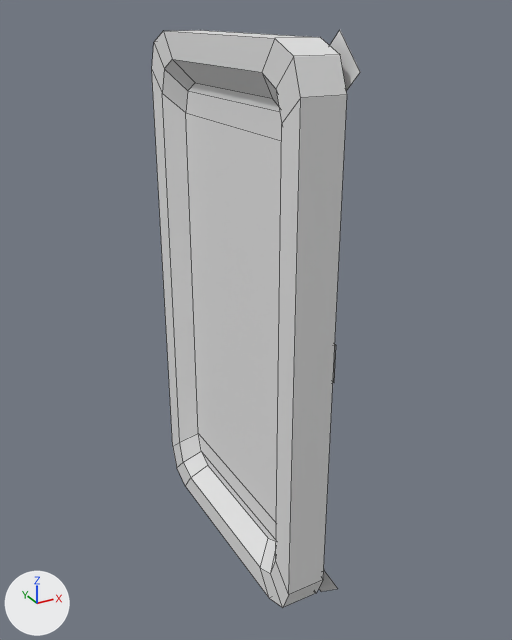
The FBX model Assets/Resources/Art/Meshes/Environment/prop_2/active_door.fbx, before and after one commit.
One viewpoint serves both versions: a 50 mm lens placed at (35.91, 13.54, 6.27), pointed at (40.82, 22.46, 1.81). Every picture has the same lights, and +X, +Y and +Z are marked at lower left. Mesh edges are drawn as thin lines. Materials are left out; every surface is plain grey. Where no turn or scale is listed for an object, it has been applied to the vertices.
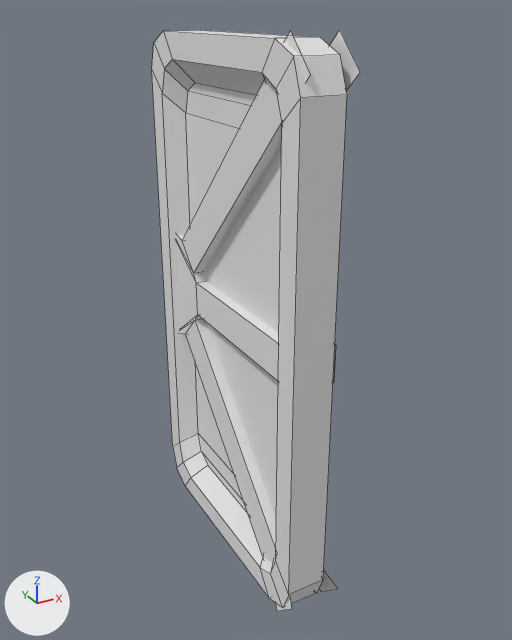
The newer file is also turned or shifted as a whole; pictures and numbers use the older file's frame.

Edits to the scene script, one JSON object a line:
```json
{"block": "me_cube_046", "where": "me_cube_046.from_pydata(...)  # 104 vertices, 91 faces; spans x -0.41..0.43, y -2.24..2.32, z -4.2..4.22"}
{"block": "me_cube_046", "where": "# used by ob_cube_048; location = (40.64, 22.52, 1.83)"}
{"block": "me_cube_046", "change": "me_cube_046 part 1: the loose piece of 32 vertices spanning x 0.03..0.43, y -2.24..2.13, z -4.2..4.22 is copied, and the copy is mirrored in x about its middle, then moved by (-0.43, 0.0, 0.0); it spans x -0.4..-0.01, y -2.24..2.13, z -4.2..4.22"}
```

Where the change shows, as pixel boxes [x1, y1, x2, y2] in the pictures (512 x 640 px):
```json
{"object": "Cube.048", "change": "reshaped", "before": [152, 30, 360, 608], "after": [152, 30, 360, 611]}
{"part": 1, "of": "me_cube_046", "change": "added", "after": [176, 31, 311, 611]}
```
